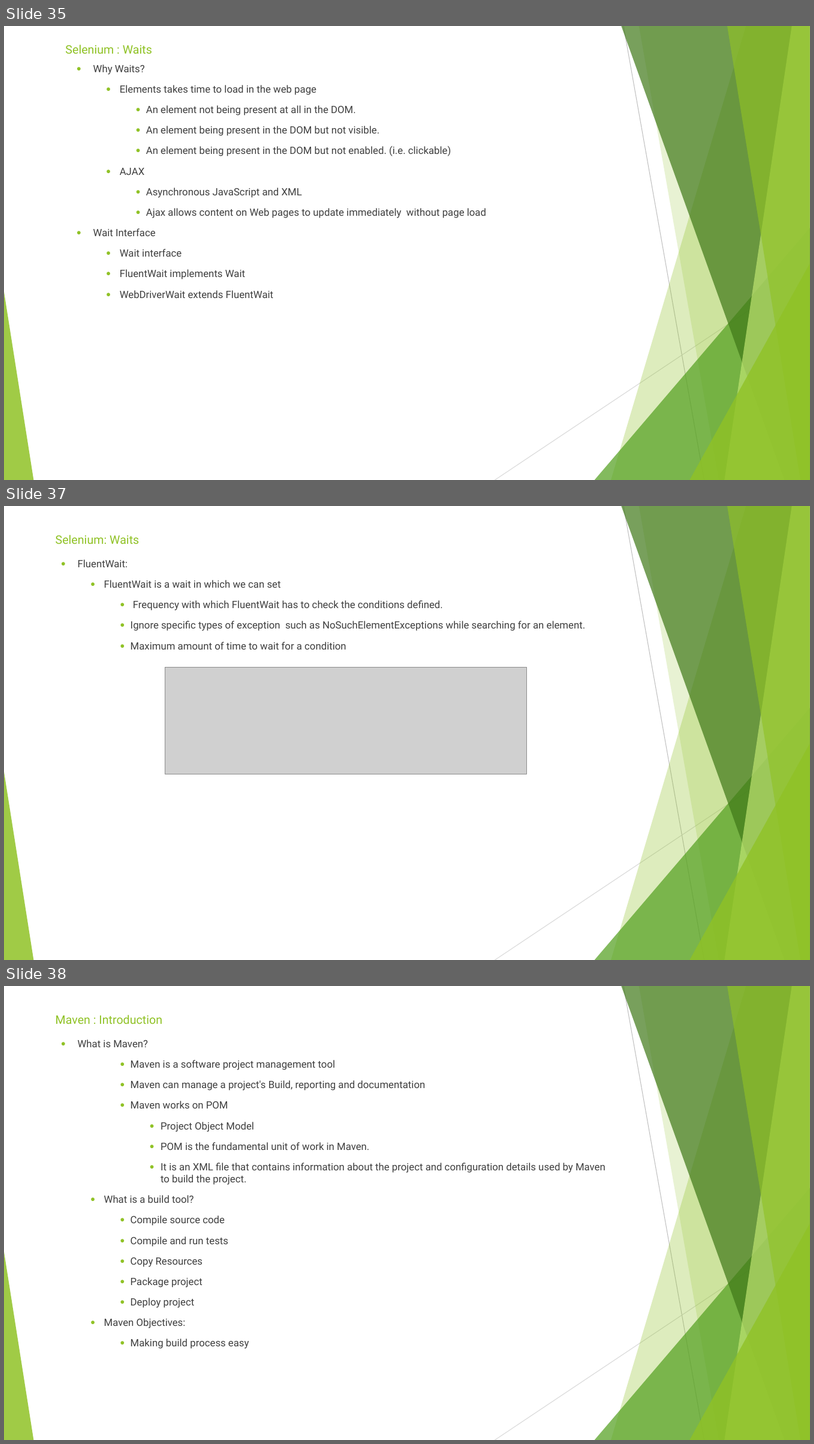
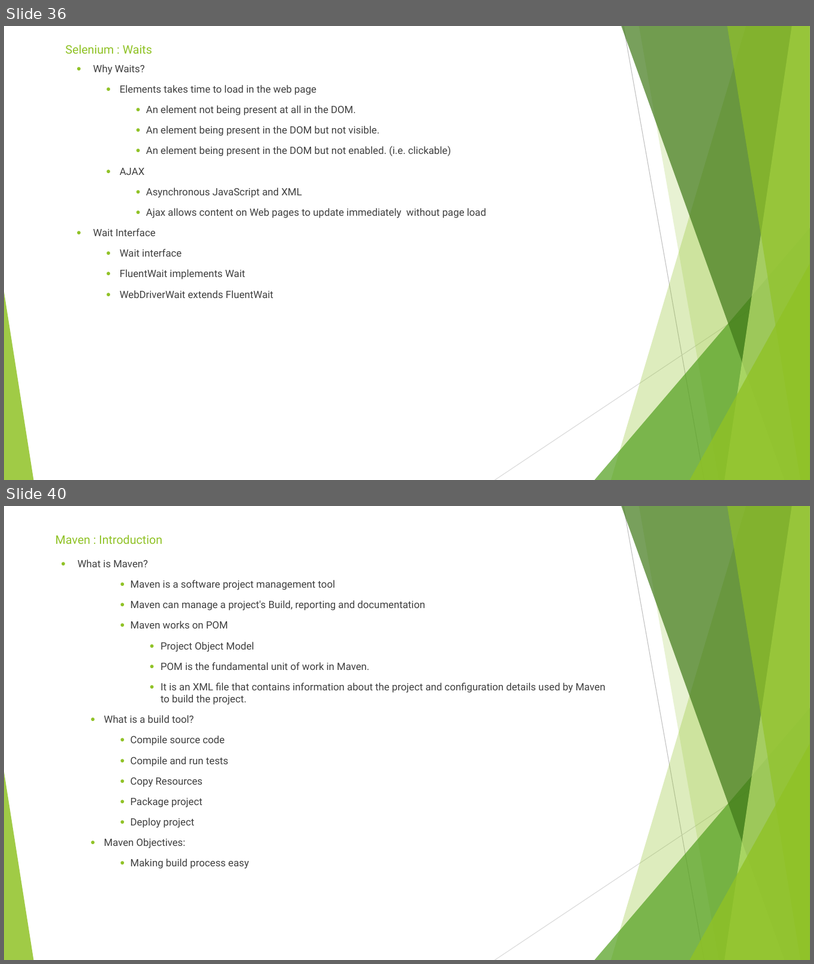
Before and after one commit to sidissir/mk-selenium-training, a slide deck: SeleniumPPT.pptx. Shown one above the other, each under a label of ours: slides 35, 37 and 38 before the commit, slides 36 and 40 after it; the slides between them are not shown. The pictures are 814x1444 and 814x964 pixels, drawn with LibreOffice and Linux fonts; fonts in the diff are those of the drawing; grey boxes stand for pictures. Boxes give left, top, right and bottom in pixels: in the first picture for what was removed or moved away, otherwise in the second. Text is boxed around its words. In the diff, an @@ line names an element or a change of style, - is before the commit and + after.

Commit message:
Waits

```diff
--- a/SeleniumPPT.pptx
+++ b/SeleniumPPT.pptx
@@ slide 37 removed at (x1=4, y1=506, x2=810, y2=960), background #FFFFFF; not listed: 10 template elements that a slide beside it also shows @@
@@ title removed at (x1=56, y1=535, x2=139, y2=544) @@
-Selenium: Waits
@@ text removed at (x1=78, y1=559, x2=586, y2=649) @@
-● FluentWait:
-  ● FluentWait is a wait in which we can set
-    ● Frequency with which FluentWait has to check the conditions defined.
-    ● Ignore specific types of exception such as NoSuchElementExceptions while searching for an element.
-    ● Maximum amount of time to wait for a condition
@@ picture removed at (x1=165, y1=667, x2=527, y2=774) @@
@@ what was slide 35 is now slide 36 @@
@@ what was slide 38 is now slide 40 @@
```
Also in this commit, not shown: 2 slides changed, 3 slides added, 6 other files.
